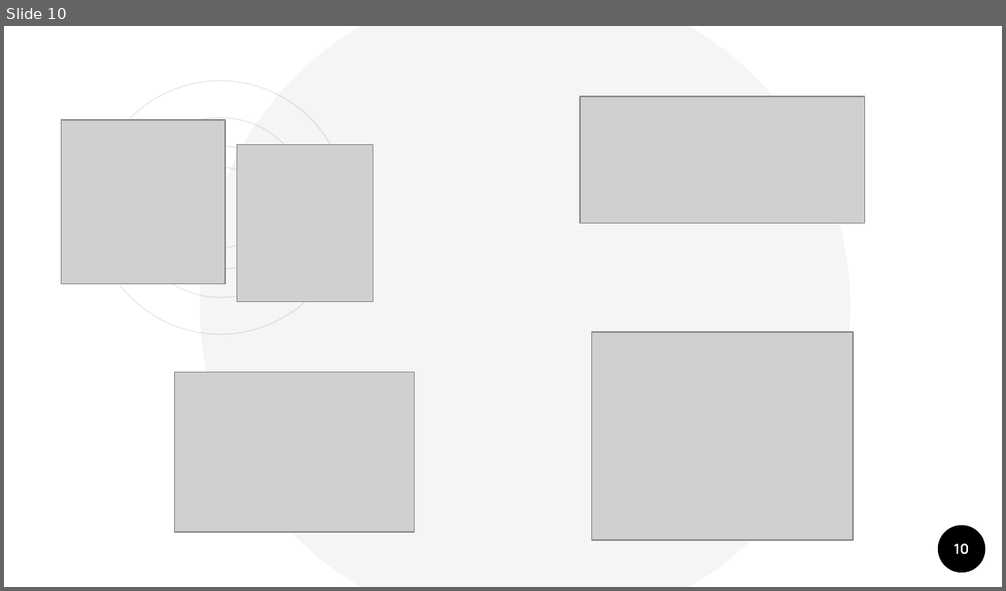
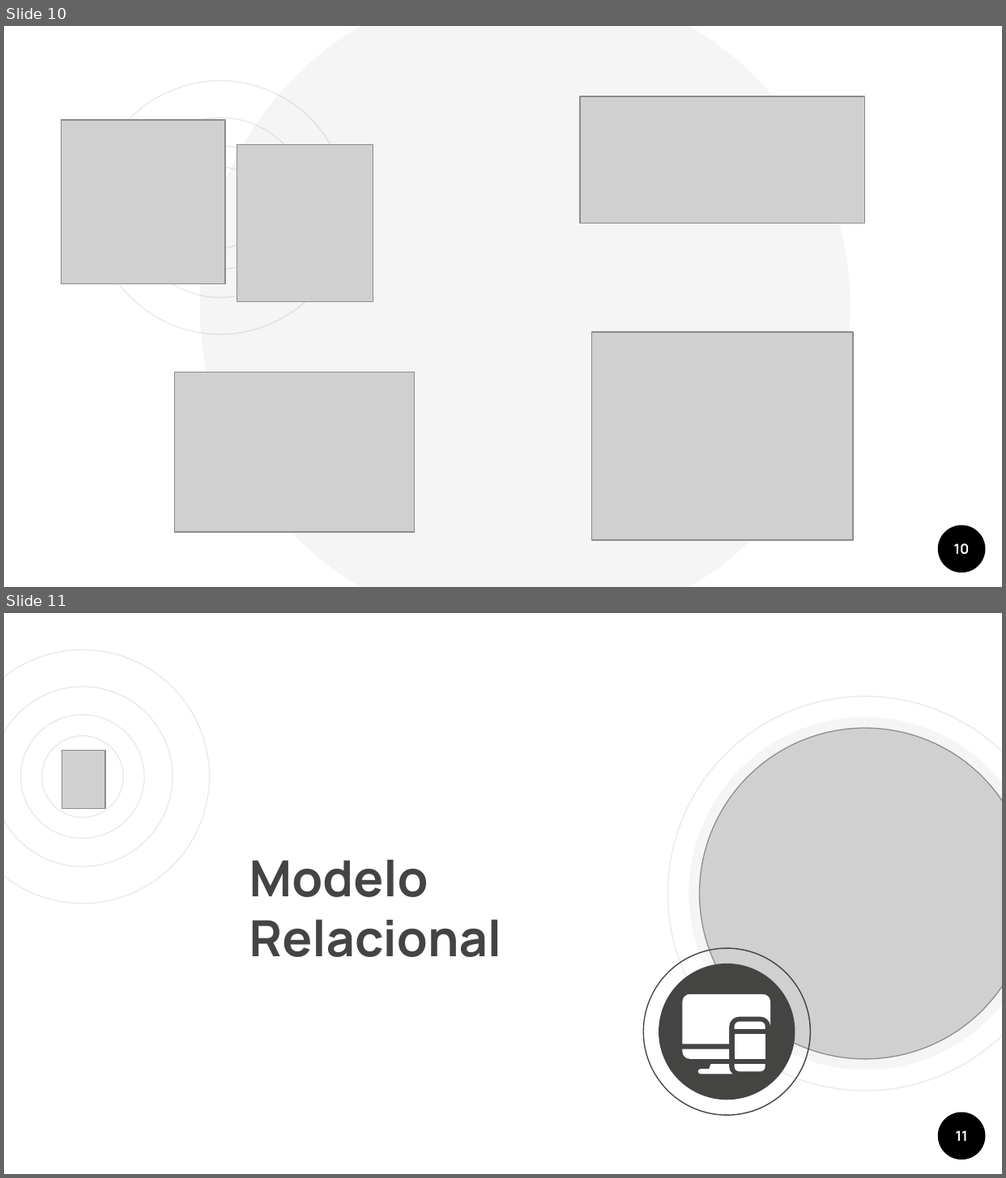
Before and after one commit to LightningMagma/Valyoo, a slide deck: web/Documentos/Presentacion VALYOO(Fase de codificación).pptx. Shown one above the other, each under a label of ours: slide 10 before the commit, slides 10 and 11 after it. The pictures are 1006x591 and 1006x1178 pixels, drawn with LibreOffice and Linux fonts; fonts in the diff are those of the drawing; grey boxes stand for pictures. Boxes give left, top, right and bottom in pixels: in the first picture for what was removed or moved away, otherwise in the second. Text is boxed around its words. In the diff, an @@ line names an element or a change of style, - is before the commit and + after.

```diff
--- a/web/Documentos/Presentacion VALYOO(Fase de codificación).pptx
+++ b/web/Documentos/Presentacion VALYOO(Fase de codificación).pptx
@@ slide 11 added at [4,613,1002,1174], background #FFFFFF; not listed: 1 template element that a slide beside it also shows @@
@@ ellipse added at [667,696,1002,1091], outline #E8E8E8 0.75 pt @@
@@ ellipse added at [688,717,1002,1070], fill #000000 at 4% opacity @@
@@ picture added at [700,728,1002,1059] @@
@@ group added at [4,650,210,904]: 4 ellipses @@
@@ picture added at [62,750,106,808] @@
@@ title added at [249,859,502,957], 36 pt, text #444443, bold @@
+Modelo
+Relacional
@@ donut added at [642,948,810,1116], fill #444443 @@
@@ ellipse added at [658,963,795,1100], fill #444443 @@
@@ ellipse added at [667,971,788,1093], fill #444443 @@
@@ group added at [683,995,770,1074]: 6 freeform shapes @@
@@ page number added at [956,1131,968,1141], 10 pt, text #FFFFFF, bold @@
+11
```
Also in this commit, not shown: 1 slide changed, 1 other slide added, 50 other files.
